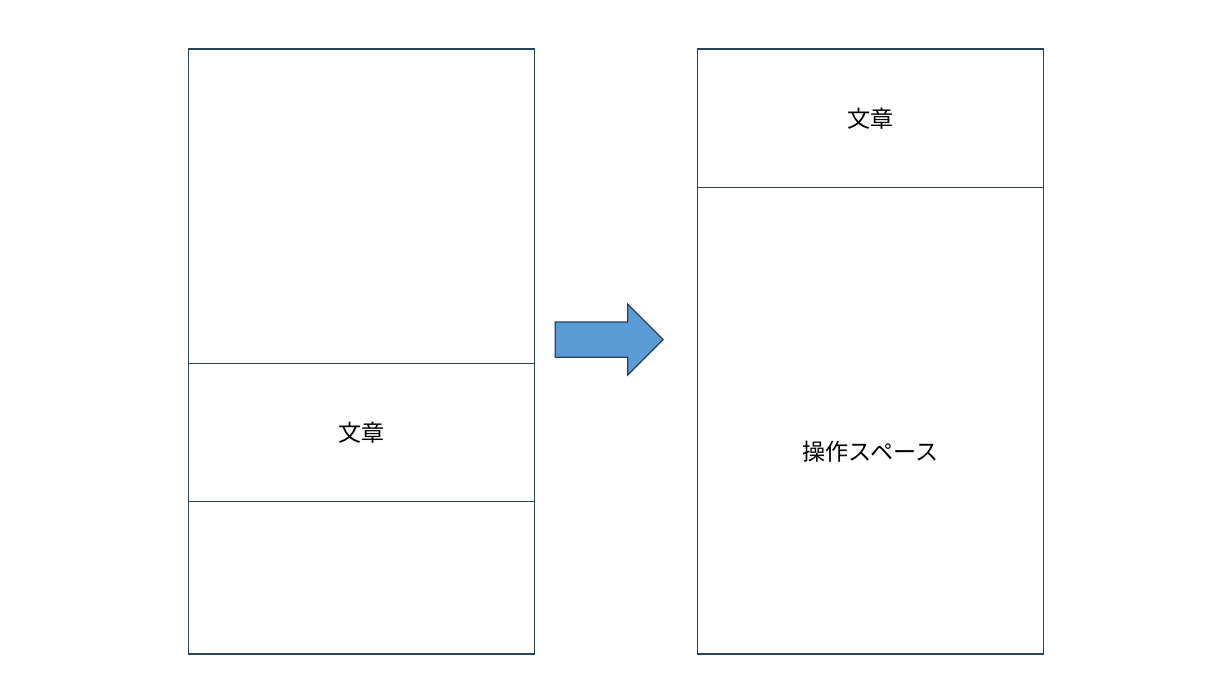
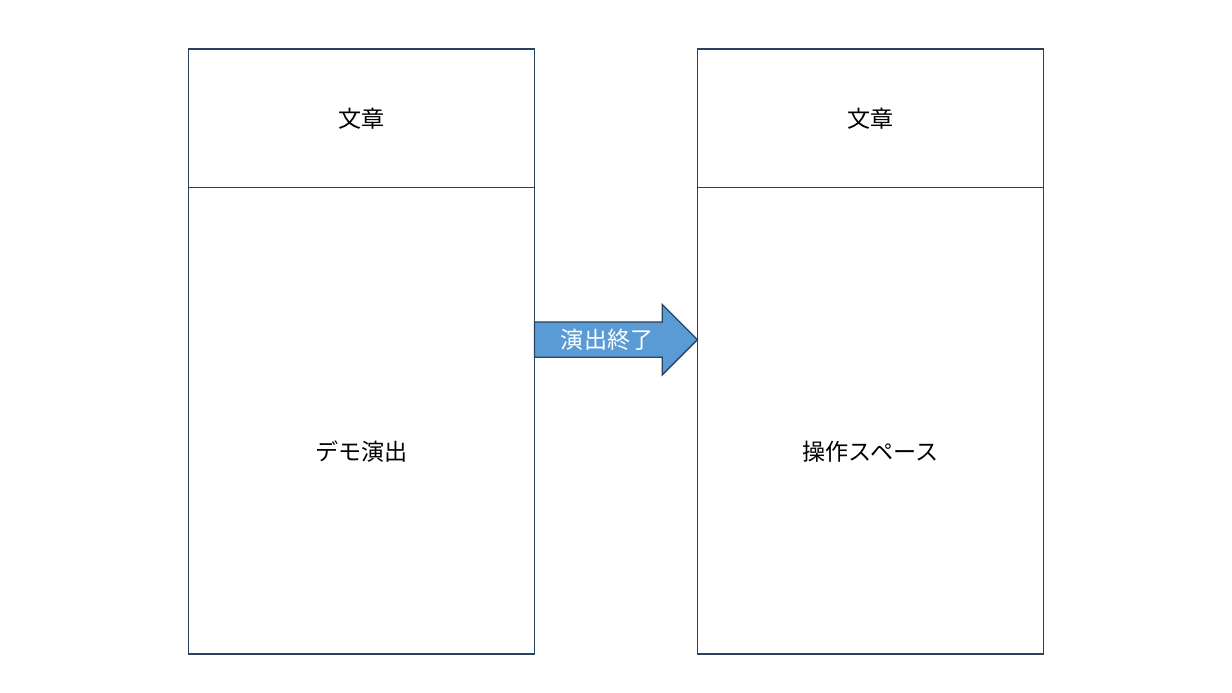
Before and after one commit to JJC-Game/2023_9gatsu_TeamProject03, a slide deck: slide 30 of Etc/企画書/企画書.pptx. Drawn at 1232x693 pixels with LibreOffice and Linux fonts; fonts in the diff are those of the drawing. Boxes give left, top, right and bottom in pixels: in the first picture for what was removed or moved away, otherwise in the second. Text is boxed around its words. In the diff, an @@ line names an element or a change of style, - is before the commit and + after.

```diff
--- a/Etc/企画書/企画書.pptx
+++ b/Etc/企画書/企画書.pptx
@@ rectangle "文章" moved from (x1=189, y1=363, x2=535, y2=502) to (x1=189, y1=49, x2=535, y2=188) @@
@@ right arrow "演出終了" resized from (x1=555, y1=304, x2=664, y2=374) to (x1=534, y1=304, x2=697, y2=374) @@
@@ text in right arrow at (x1=561, y1=328, x2=653, y2=350): text added @@
+演出終了
@@ text added at (x1=315, y1=440, x2=407, y2=462), 18 pt, text #000000 @@
+デモ演出
```
Also in this commit, not shown: 1 other file.
